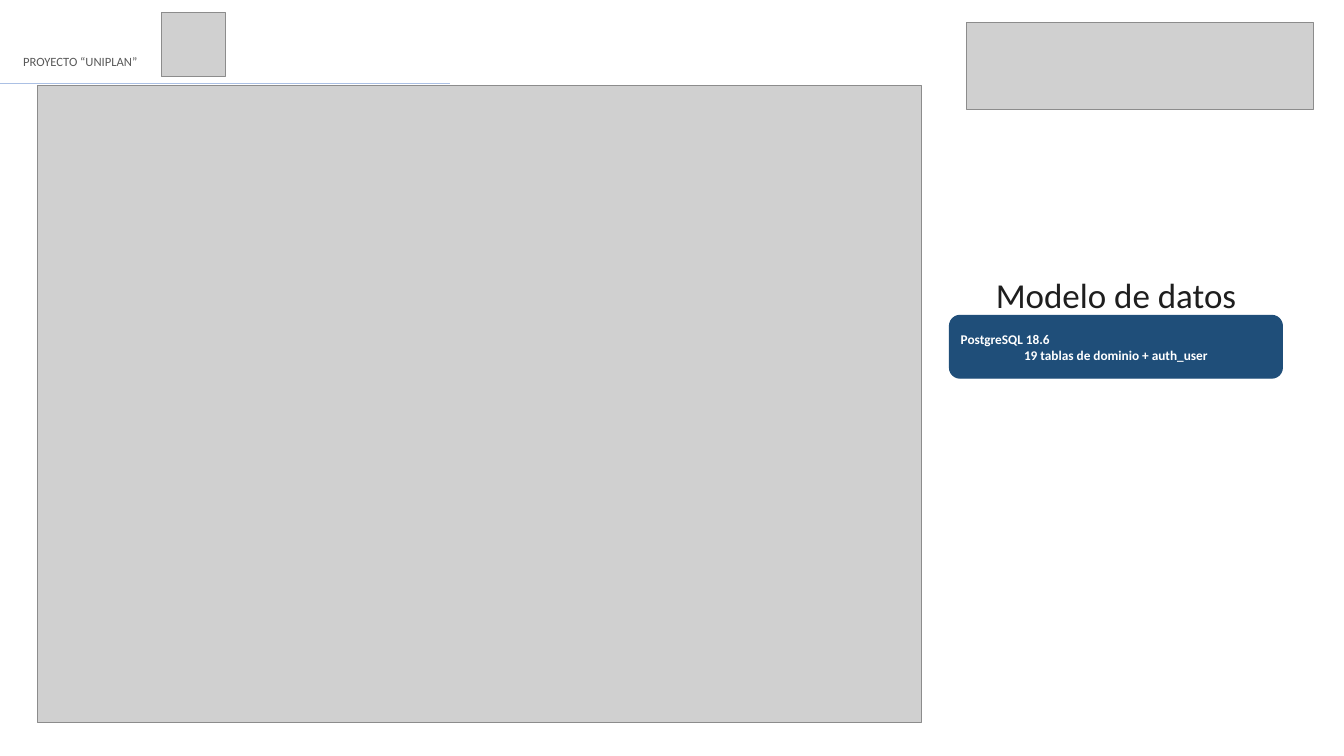
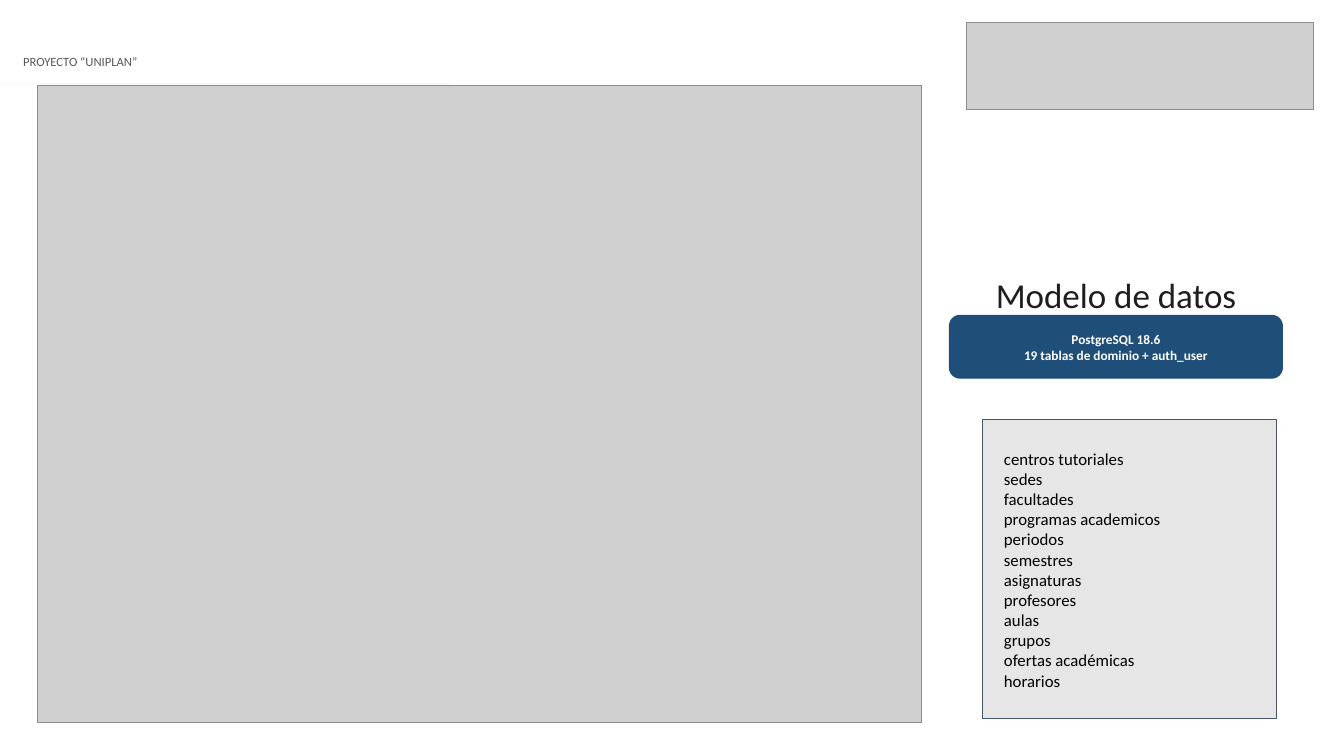
Before and after one commit to maxguzmanh/proyecto-apt-planificacion-horarios, a slide deck: slide 9 of 03_Fase_3/Evidencias Grupales/Presentacion_Final_UniPlan_Corregida.pptx. Drawn at 1344x756 pixels with LibreOffice and Linux fonts; fonts in the diff are those of the drawing; grey boxes stand for pictures. Boxes give left, top, right and bottom in pixels: in the first picture for what was removed or moved away, otherwise in the second. Text is boxed around its words. In the diff, an @@ line names an element or a change of style, - is before the commit and + after.

```diff
--- a/03_Fase_3/Evidencias Grupales/Presentacion_Final_UniPlan_Corregida.pptx
+++ b/03_Fase_3/Evidencias Grupales/Presentacion_Final_UniPlan_Corregida.pptx
@@ picture removed at (161, 12, 226, 77) @@
@@ line (0, 84) - (451, 84): stroke #ABC0E4 1.25 pt to #F5F7FC 1.25 pt @@
@@ rounded rectangle "PostgreSQL 18.6 19 tablas de ..." at (950, 316, 1282, 378): proportions changed @@
@@ rectangle added at (983, 419, 1277, 719), fill #E7E6E6, outline #44546A 0.75 pt @@
@@ text added at (1004, 453, 1160, 687), 12 pt, text #000000 @@
+centros tutoriales
+sedes
+facultades
+programas academicos
+periodos
+semestres
+asignaturas
+profesores
+aulas
+grupos
+ofertas académicas
+horarios
```
Also in this commit, not shown: 12 other slides changed, 1 slide added.
